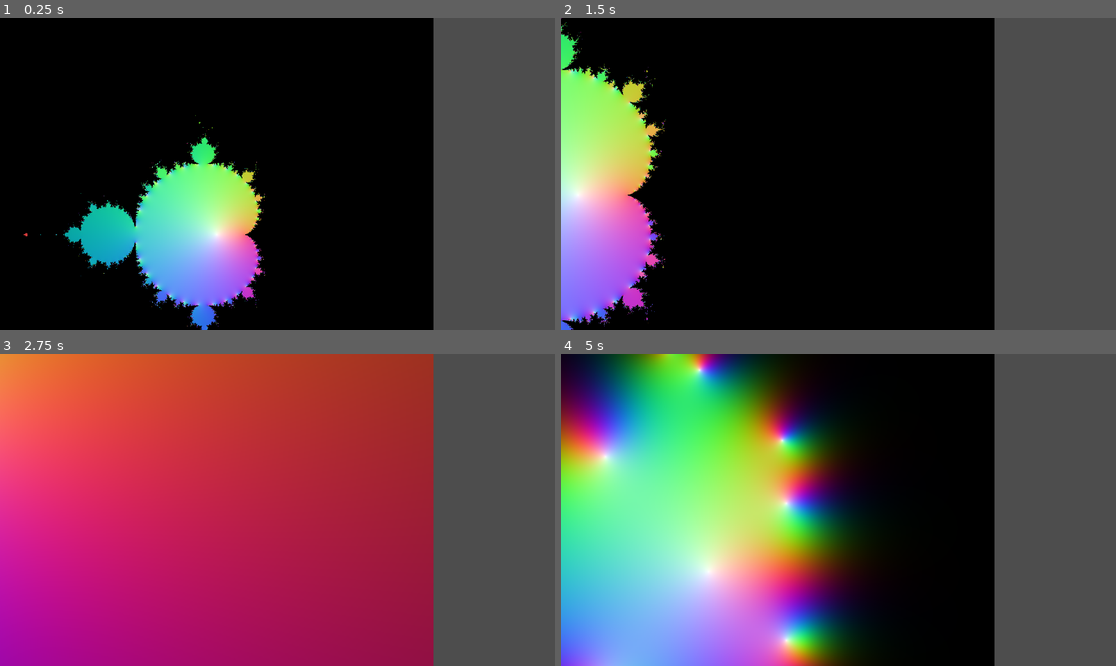
Above: before the commit, frames 1-4 (two rows, left to right).
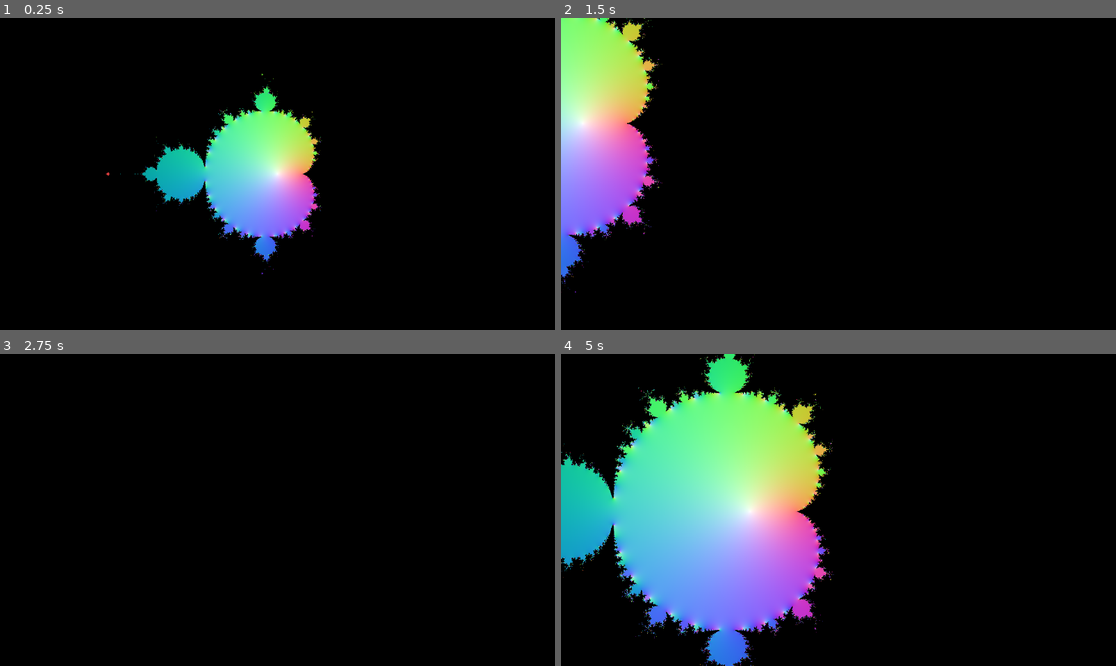
Above: after the commit, the same moments.

Repository: shiki-saiki/godot-mandelbrot
Game: Godot game, scene res://main.tscn
Two runs of this game, one before a commit and one after it. Both use one fixed random seed, a clock stepped at 60 frames per second and the inputs below.
Inputs (mouse positions are in pixels of both pictures, inside the frame that each line leads up to):
- Up to frame 1 (0.25 s): no input
- Up to frame 2 (1.5 s): tap Enter at 0.5 s; move the mouse to (960, 158) at 0.52 s; hold Right (ui_right) 0.53-1.28 s; hold W (zoom_in) 0.53-1.28 s; click (960, 158) at 0.67 s; tap S (zoom_out) at 0.8, 1.35 s; move the mouse to (727, 189) at 1.27 s; hold Down (ui_down) from 1.28 s (still down); click (727, 189) at 1.42 s
- Up to frame 3 (2.75 s): tap W (zoom_in) at 1.55 s; move the mouse to (333, 441) at 2.02 s; release Down (ui_down) at 2.03 s; hold Right (ui_right) from 2.03 s (still down); hold D (iter+, bound only after the commit) from 2.03 s (still down); click (333, 441) at 2.17 s; tap S (zoom_out) at 2.3 s
- Up to frame 4 (5 s): move the mouse to (810, 572) at 2.77 s; release Right (ui_right) at 2.78 s; release D (iter+, bound only after the commit) at 2.78 s; hold Up (ui_up) 2.78-3.53 s; tap E (iter+, bound only before the commit) at 2.85 s; click (810, 572) at 2.92 s; tap W (zoom_in) at 3.05, 4.35 s; move the mouse to (1005, 556) at 3.52 s; hold A (iter-, bound only after the commit) 3.53-4.28 s; hold Left (ui_left) from 3.53 s (still down); click (1005, 556) at 3.67 s; tap S (zoom_out) at 3.8 s; move the mouse to (672, 463) at 4.27 s; click (672, 463) at 4.42 s

The runs differ from the first frame. In frame 1, 39% of the frame differs, in the area x 4-100%, y 0-100%; in frame 2, 37%; in frame 3, 100%, in the area x 0-100%, y 0-100%; in frame 4, 72%.

Commit message:
cleanup

Diff:
--- a/icon.svg
+++ /dev/null
@@ -1 +0,0 @@
-<svg height="128" width="128" xmlns="http://www.w3.org/2000/svg"><rect x="2" y="2" width="124" height="124" rx="14" fill="#363d52" stroke="#212532" stroke-width="4"/><g transform="scale(.101) translate(122 122)"><g fill="#fff"><path d="M105 673v33q407 354 814 0v-33z"/><path fill="#478cbf" d="m105 673 152 14q12 1 15 14l4 67 132 10 8-61q2-11 15-15h162q13 4 15 15l8 61 132-10 4-67q3-13 15-14l152-14V427q30-39 56-81-35-59-83-108-43 20-82 47-40-37-88-64 7-51 8-102-59-28-123-42-26 43-46 89-49-7-98 0-20-46-46-89-64 14-123 42 1 51 8 102-48 27-88 64-39-27-82-47-48 49-83 108 26 42 56 81zm0 33v39c0 276 813 276 813 0v-39l-134 12-5 69q-2 10-14 13l-162 11q-12 0-16-11l-10-65H447l-10 65q-4 11-16 11l-162-11q-12-3-14-13l-5-69z"/><path d="M483 600c3 34 55 34 58 0v-86c-3-34-55-34-58 0z"/><circle cx="725" cy="526" r="90"/><circle cx="299" cy="526" r="90"/></g><g fill="#414042"><circle cx="307" cy="532" r="60"/><circle cx="717" cy="532" r="60"/></g></g></svg>
--- a/mandelbrot/mandelbrot.gd
+++ b/mandelbrot/mandelbrot.gd
@@ -1,20 +1,23 @@
 extends Node2D
 
-var uf_position_x: float = 0.0
-var uf_position_y: float = 0.0
-var uf_scale: float = 2.0
+var uf_position: Vector2 = Vector2.ZERO
+var uf_scale: Vector2 = Vector2(2.0, 2.0) # radius
 var uf_iteration: int = 40
+
+var window_size: Vector2i = Vector2i(800, 450)
+var view_size: Vector2 = Vector2(4.0, 4.0 * (16.0 / 9.0))
+var zoom_factor: float = 2.0 / (window_size.x / 2.0)
 
 
 func _draw() -> void:
-	draw_rect(Rect2(0.0, 0.0, 900.0, 900.0), Color.BLACK)
+	draw_rect(Rect2(0.0, 0.0, window_size.x, window_size.y), Color.BLACK)
 
 
 func _physics_process(delta: float) -> void:
 	if Input.is_action_pressed("zoom_out"):
-		uf_scale *= 1.0 + 1.0/64.0
+		zoom_factor *= 1.0 + 1.0/64.0
 	if Input.is_action_pressed("zoom_in"):
-		uf_scale /= 1.0 + 1.0/64.0
+		zoom_factor /= 1.0 + 1.0/64.0
 	if Input.is_action_pressed("iter+"):
 		if uf_iteration < 200:
 			uf_iteration += 1
@@ -22,17 +25,40 @@
 		if 0 < uf_iteration:
 			uf_iteration -= 1
 
+	var window: Window = get_window()
+	window_size = window.size
+	view_size = window_size * zoom_factor
+
 	if Input.is_action_pressed("ui_left"):
-		uf_position_x -= uf_scale/64.0
+		uf_position.x -= view_size.x / 128.0
 	if Input.is_action_pressed("ui_right"):
-		uf_position_x += uf_scale/64.0
+		uf_position.x += view_size.x / 128.0
 	if Input.is_action_pressed("ui_up"):
-		uf_position_y -= uf_scale/64.0
+		uf_position.y -= view_size.x / 128.0
 	if Input.is_action_pressed("ui_down"):
-		uf_position_y += uf_scale/64.0
+		uf_position.y += view_size.x / 128.0
 
 	material.set_shader_parameter("iteration", uf_iteration)
-	material.set_shader_parameter("position", Vector2(uf_position_x, uf_position_y))
-	material.set_shader_parameter("scale", uf_scale)
+	material.set_shader_parameter("position", uf_position)
+	material.set_shader_parameter("scale", window_size * zoom_factor)
 
 	queue_redraw()
+
+
+func _input(event):
+	if event is InputEventMouseButton:
+		match event.button_index:
+			MOUSE_BUTTON_LEFT:
+				if event.pressed:
+					pass
+			MOUSE_BUTTON_WHEEL_DOWN:
+				if event.pressed:
+					zoom_factor *= 1.0 + 1.0/32.0
+			MOUSE_BUTTON_WHEEL_UP:
+				if event.pressed:
+					zoom_factor /= 1.0 + 1.0/32.0
+	elif event is InputEventMouseMotion:
+		if Input.is_mouse_button_pressed(MOUSE_BUTTON_LEFT):
+			print("move: ", event.relative)
+			var d: Vector2 = event.relative * Vector2(-1.0, -1.0)
+			uf_position += d * zoom_factor
--- a/mandelbrot/mandelbrot.gdshader
+++ b/mandelbrot/mandelbrot.gdshader
@@ -2,7 +2,7 @@
 
 uniform int iteration = 40;
 uniform vec2 position = vec2(0.0);
-uniform float scale = 2.0;
+uniform vec2 scale = vec2(2.0);
 
 const mat3 XYL_TO_RGB = mat3(
 	vec3(2.0*inversesqrt(6.0), -inversesqrt(6.0), -inversesqrt(6.0)),
@@ -58,7 +58,7 @@
 }
 
 void fragment() {
-	vec2 p = (UV - 0.5)*2.0*scale + position;
+	vec2 p = (UV - 0.5) * scale + position;
 	vec2 q = p;
 	for (int i = 0; i < iteration; ++i) {
 		q = cmul(q, q) + p;
--- a/mandelbrot/mandelbrot.tscn
+++ b/mandelbrot/mandelbrot.tscn
@@ -7,7 +7,7 @@
 shader = ExtResource("1_h3xte")
 shader_parameter/iteration = 40
 shader_parameter/position = Vector2(0, 0)
-shader_parameter/scale = 2.0
+shader_parameter/scale = Vector2(2, 2)
 
 [node name="Mandelbrot" type="Node2D"]
 material = SubResource("ShaderMaterial_la46p")
--- a/project.godot
+++ b/project.godot
@@ -10,10 +10,12 @@
 
 [application]
 
-config/name="Shader"
+config/name="Mandelbrot"
 run/main_scene="res://main.tscn"
 config/features=PackedStringArray("4.2", "Mobile")
-config/icon="res://icon.svg"
+boot_splash/show_image=false
+config/icon="res://icon.png"
+config/windows_native_icon="res://mandelbrot/mandelbrot.ico"
 
 [input]
 
@@ -39,12 +41,12 @@
 }
 iter+={
 "deadzone": 0.5,
-"events": [Object(InputEventKey,"resource_local_to_scene":false,"resource_name":"","device":-1,"window_id":0,"alt_pressed":false,"shift_pressed":false,"ctrl_pressed":false,"meta_pressed":false,"pressed":false,"keycode":0,"physical_keycode":69,"key_label":0,"unicode":101,"echo":false,"script":null)
+"events": [Object(InputEventKey,"resource_local_to_scene":false,"resource_name":"","device":-1,"window_id":0,"alt_pressed":false,"shift_pressed":false,"ctrl_pressed":false,"meta_pressed":false,"pressed":false,"keycode":0,"physical_keycode":68,"key_label":0,"unicode":100,"echo":false,"script":null)
 ]
 }
 iter-={
 "deadzone": 0.5,
-"events": [Object(InputEventKey,"resource_local_to_scene":false,"resource_name":"","device":-1,"window_id":0,"alt_pressed":false,"shift_pressed":false,"ctrl_pressed":false,"meta_pressed":false,"pressed":false,"keycode":0,"physical_keycode":68,"key_label":0,"unicode":100,"echo":false,"script":null)
+"events": [Object(InputEventKey,"resource_local_to_scene":false,"resource_name":"","device":-1,"window_id":0,"alt_pressed":false,"shift_pressed":false,"ctrl_pressed":false,"meta_pressed":false,"pressed":false,"keycode":0,"physical_keycode":65,"key_label":0,"unicode":97,"echo":false,"script":null)
 ]
 }
 zoom_in={
Not shown, added: export_presets.cfg
Binary file added: icon.png
Binary file added: mandelbrot/mandelbrot.ico
